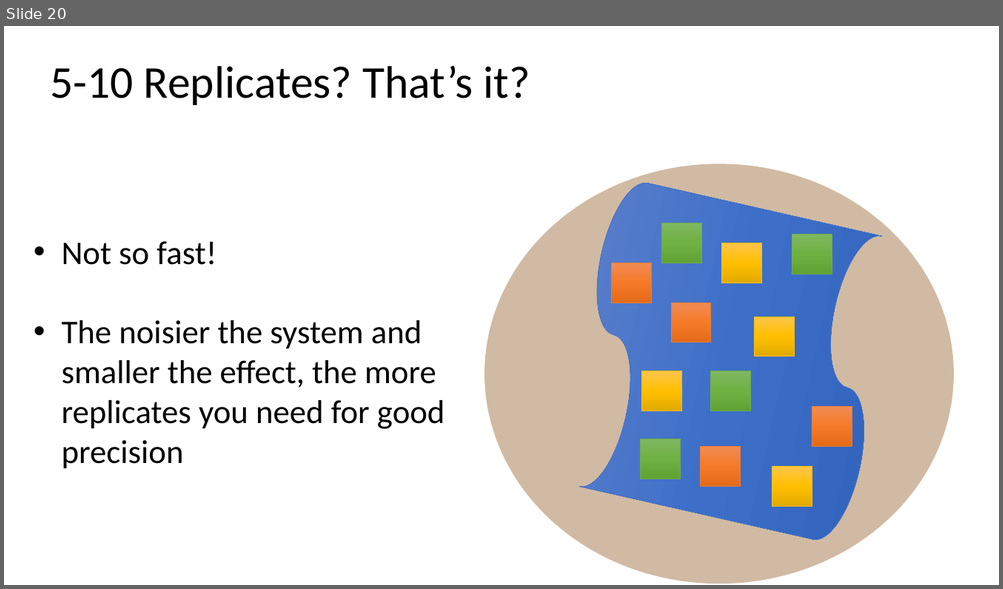
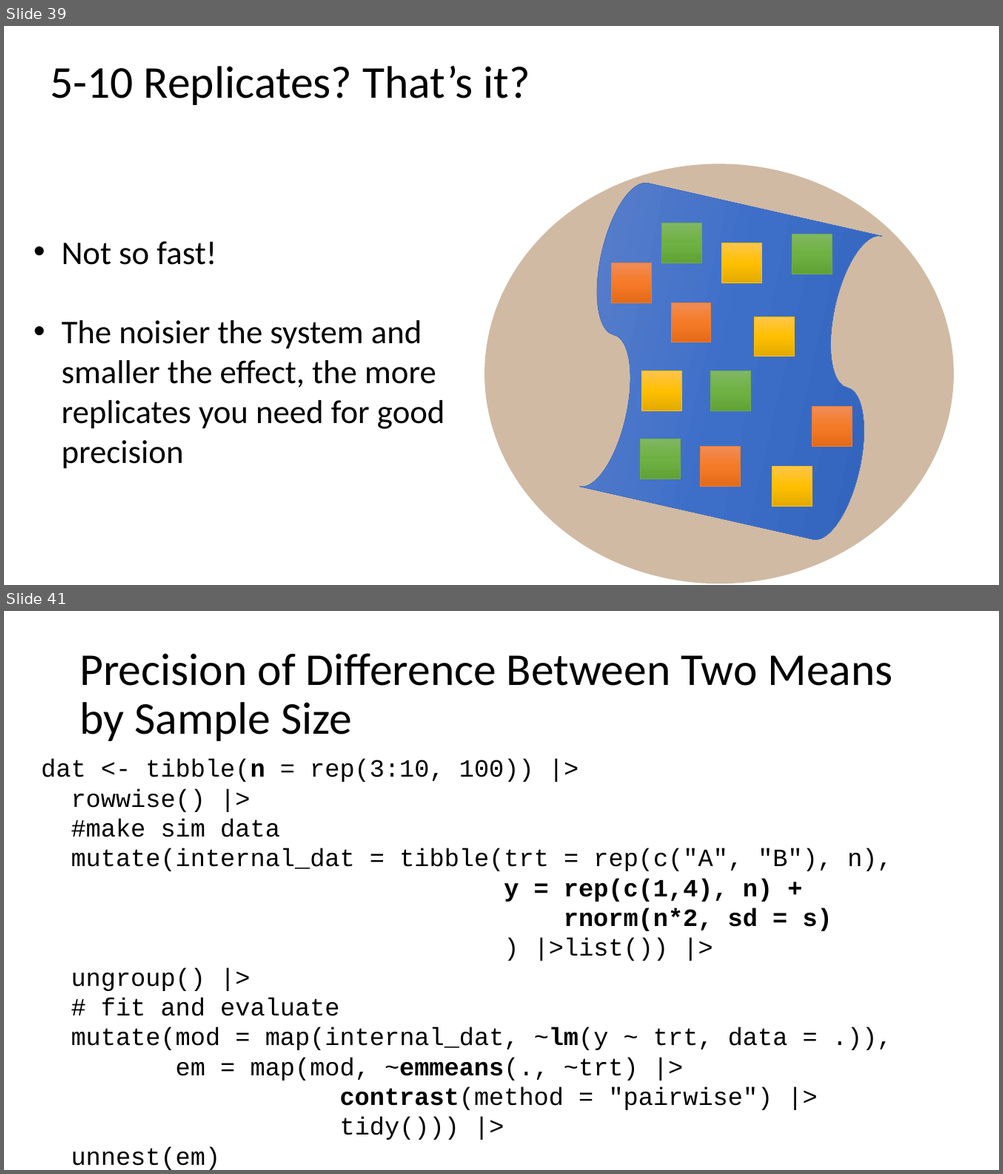
Before and after one commit to biol607/biol607.github.io, a slide deck: lectures/causality_experiments.pptx. Shown one above the other, each under a label of ours: slide 20 before the commit, slides 39 and 41 after it; the slides between them are not shown. The pictures are 1003x589 and 1003x1174 pixels, drawn with LibreOffice and Linux fonts; fonts in the diff are those of the drawing. Boxes give left, top, right and bottom in pixels: in the first picture for what was removed or moved away, otherwise in the second. Text is boxed around its words. In the diff, an @@ line names an element or a change of style, - is before the commit and + after.

```diff
--- a/lectures/causality_experiments.pptx
+++ b/lectures/causality_experiments.pptx
@@ slide 41 added at [4,611,999,1170], background #FFFFFF @@
@@ title added at [79,653,893,741], 44 pt, text #000000 @@
+Precision of Difference Between Two Means by Sample Size
@@ text added at [41,759,892,1170], 24 pt, text #000000 @@
+dat <- tibble(n = rep(3:10, 100)) |>
+rowwise() |>
+#make sim data
+mutate(internal_dat = tibble(trt = rep(c("A", "B"), n),
+y = rep(c(1,4), n) +
+rnorm(n*2, sd = s)
+) |>list()) |>
+ungroup() |>
+# fit and evaluate
+mutate(mod = map(internal_dat, ~lm(y ~ trt, data = .)),
+em = map(mod, ~emmeans(., ~trt) |>
+contrast(method = "pairwise") |>
+tidy())) |>
+unnest(em)
@@ what was slide 20 is now slide 39 @@
```
Also in this commit, not shown: 11 slides changed, 21 other slides added, 22 slides removed.
